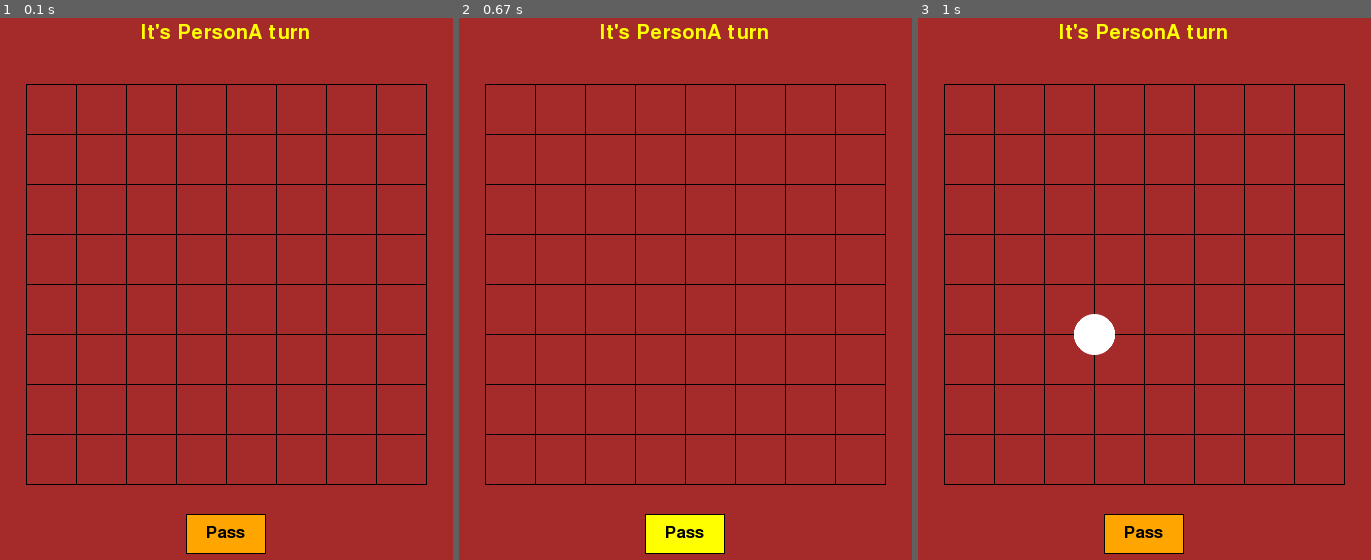
Above: before the commit, frames 1-3 (left to right).
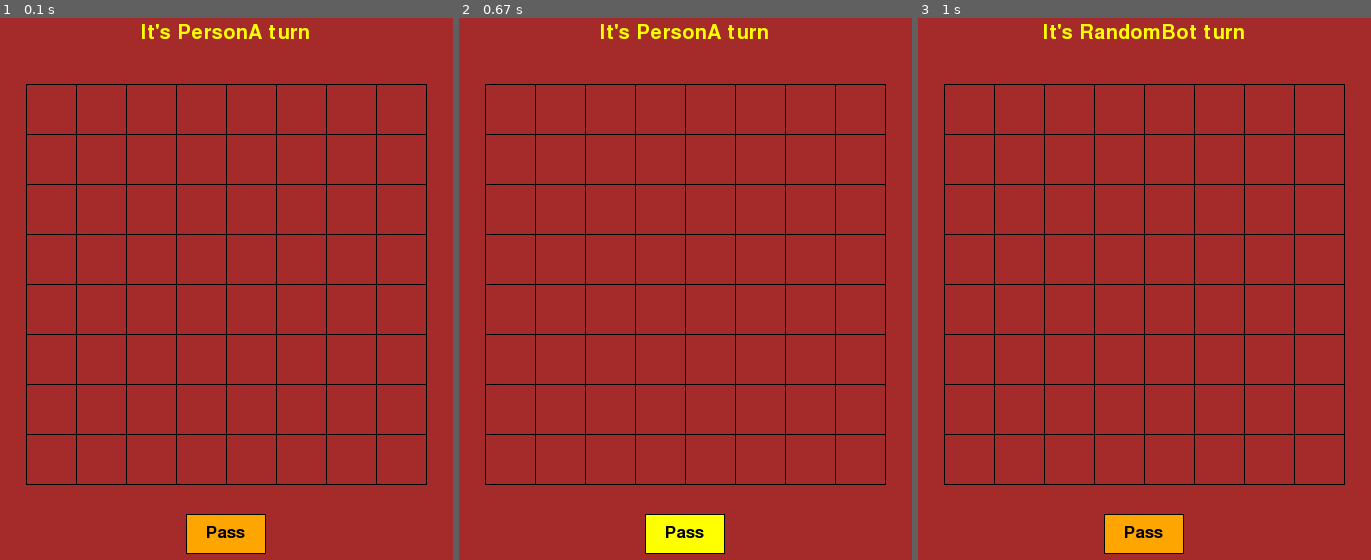
Above: after the commit, the same moments.

Repository: nathanaelbosch/GO_DILab
Game: pygame game, started from src/play/run.py
The game is run twice, just before and just after one commit, with the same random seed, the same clock (stepped at 60 frames per second) and the same inputs.
Inputs (mouse positions are in pixels of both pictures, inside the frame that each line leads up to):
- Up to frame 1 (0.1 s): no input
- Up to frame 2 (0.67 s): click "Pass" at 0.38 s
- Up to frame 3 (1 s): press the mouse at (1144, 532) at 0.7 s; move the mouse to (1194, 370) at 0.8 s; release the mouse at (1248, 202) at 0.93 s

Frames 1-2 are identical in both runs. In frame 3, 1.2% of the frame differs, in the area x 27-72%, y 1-63%.

Commit message:
let the RandomBotPlayer wait a little bit

Diff:
--- a/src/play/controller/players/RandomBotPlayer.py
+++ b/src/play/controller/players/RandomBotPlayer.py
@@ -1,5 +1,6 @@
 from src.play import Player
 import random as rn
+import time
 
 
 class RandomBotPlayer(Player):
@@ -10,4 +11,5 @@
     def get_move(self):
         playable_locations = self.game.get_playable_locations(self.color)
         random_choice = rn.choice(playable_locations)
+        time.sleep(0.3)
         return random_choice
